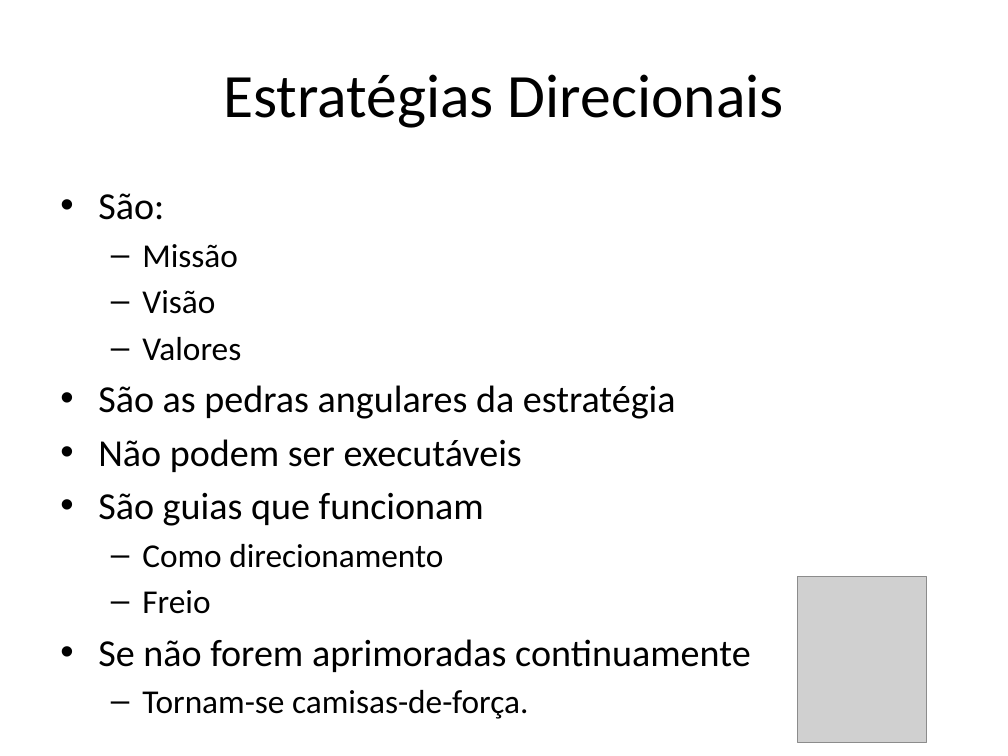
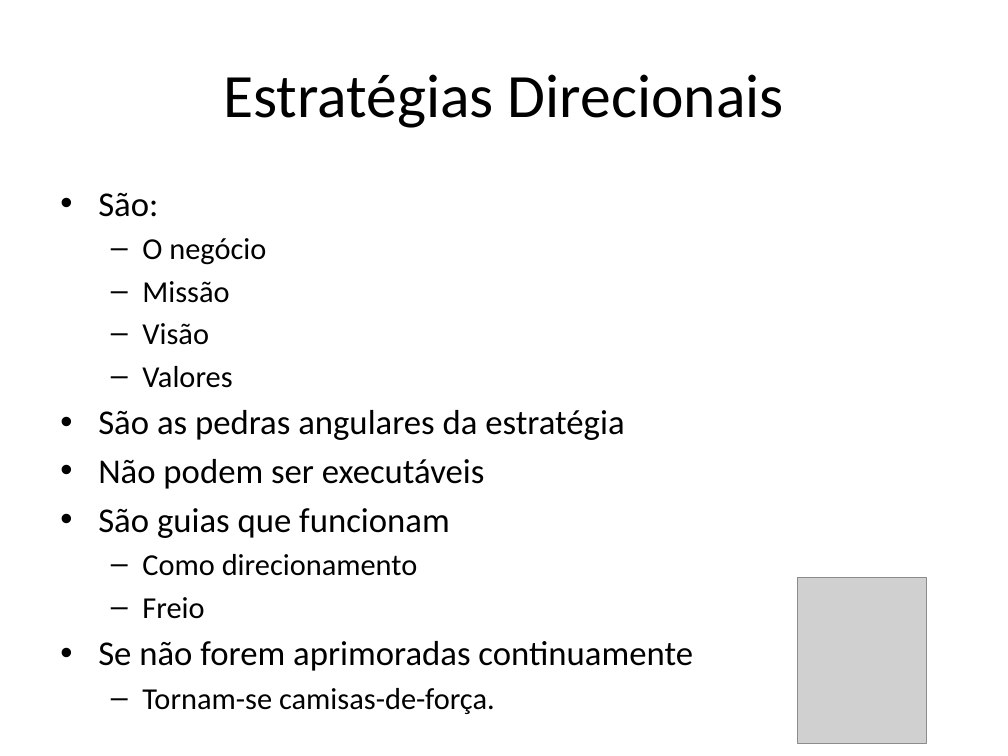
Before and after one commit to avelinoferreiragf/avelino, a slide deck: slide 31 of Gestao Estrategica TI/Estrategia Empresarial/Meu estudo.pptx (slide 27 before the commit). Drawn at 1008x756 pixels with LibreOffice and Linux fonts; fonts in the diff are those of the drawing; grey boxes stand for pictures. Boxes give left, top, right and bottom in pixels: in the first picture for what was removed or moved away, otherwise in the second. Text is boxed around its words. In the diff, an @@ line names an element or a change of style, - is before the commit and + after.

```diff
--- a/Gestao Estrategica TI/Estrategia Empresarial/Meu estudo.pptx
+++ b/Gestao Estrategica TI/Estrategia Empresarial/Meu estudo.pptx
@@ text at <box>98,193,693,714</box>: size 27.2 to 24.8 pt in "São:", "São as pedras angulares da estratégia", "Não podem ser executáveis", "São guias que funcionam" and 1 more places; size 23.8 to 21.7 pt in "Missão", "Visão", "Valores", "Como direcionamento" and 2 more places @@
@@ text at <box>142,238,266,265</box>: paragraph added @@
+  – O negócio
```
Also in this commit, not shown: 9 other slides changed, 15 slides added, 11 other files.
